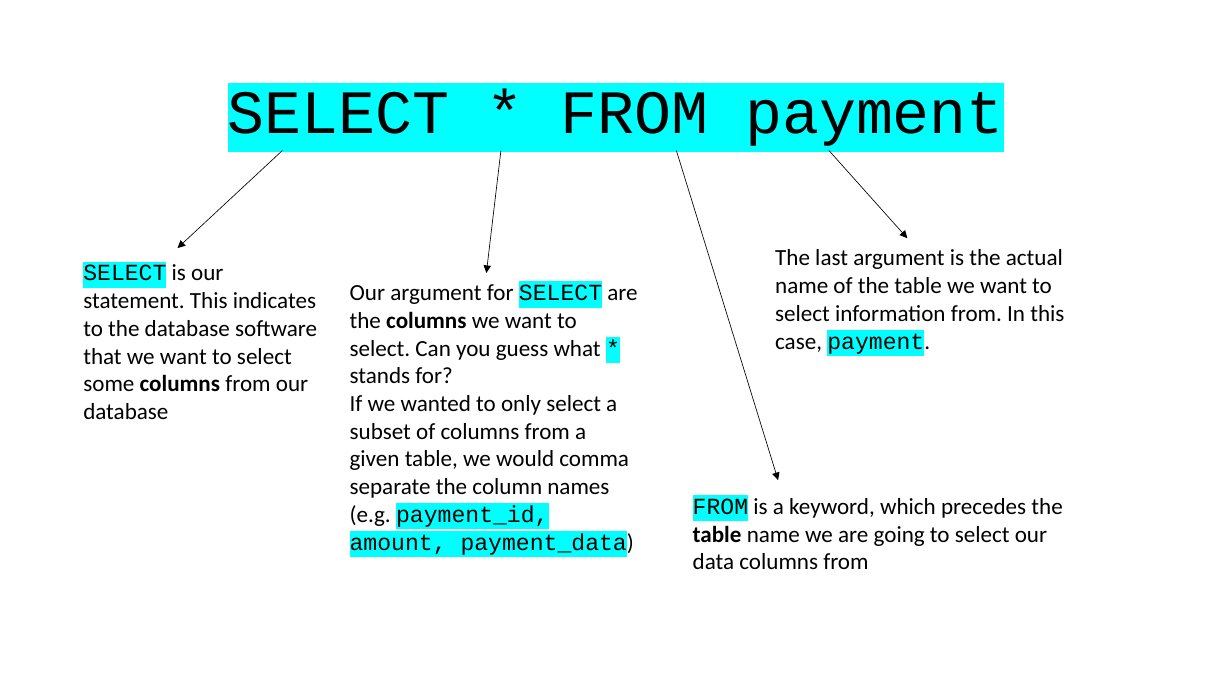
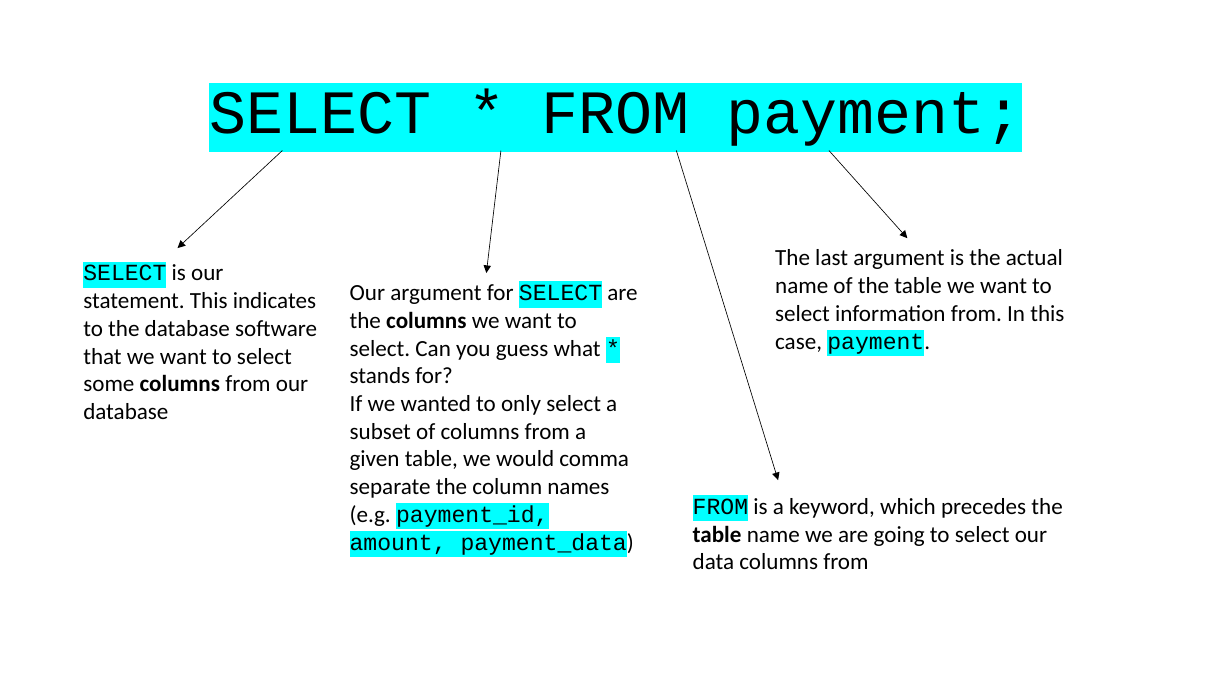
Before and after one commit to vidyasagarbhargava/AiCourse, a slide deck: slide 10 of Chapter 2. Python for Data Scientists/Module 2. SQL/0. SQL Basics.pptx. Drawn at 1232x693 pixels with LibreOffice and Linux fonts; fonts in the diff are those of the drawing. Boxes give left, top, right and bottom in pixels: in the first picture for what was removed or moved away, otherwise in the second. Text is boxed around its words. In the diff, an @@ line names an element or a change of style, - is before the commit and + after.

```diff
--- a/Chapter 2. Python for Data Scientists/Module 2. SQL/0. SQL Basics.pptx
+++ b/Chapter 2. Python for Data Scientists/Module 2. SQL/0. SQL Basics.pptx
@@ text at [209, 90, 1023, 151]: text changed @@
-SELECT * FROM payment
+SELECT * FROM payment;
```
Also in this commit, not shown: 6 other files.
